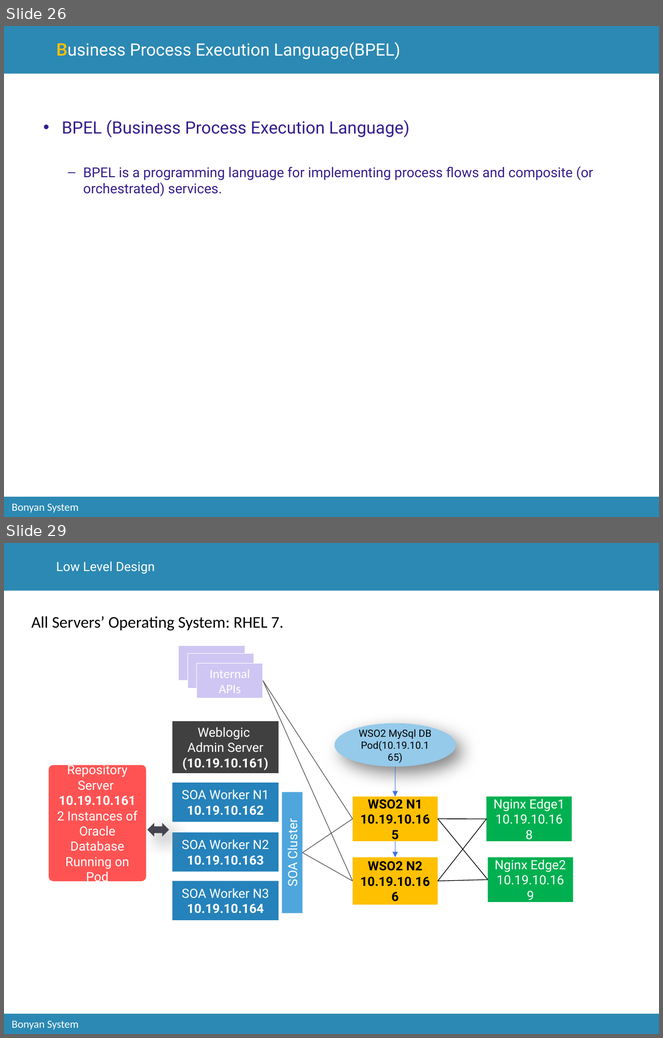
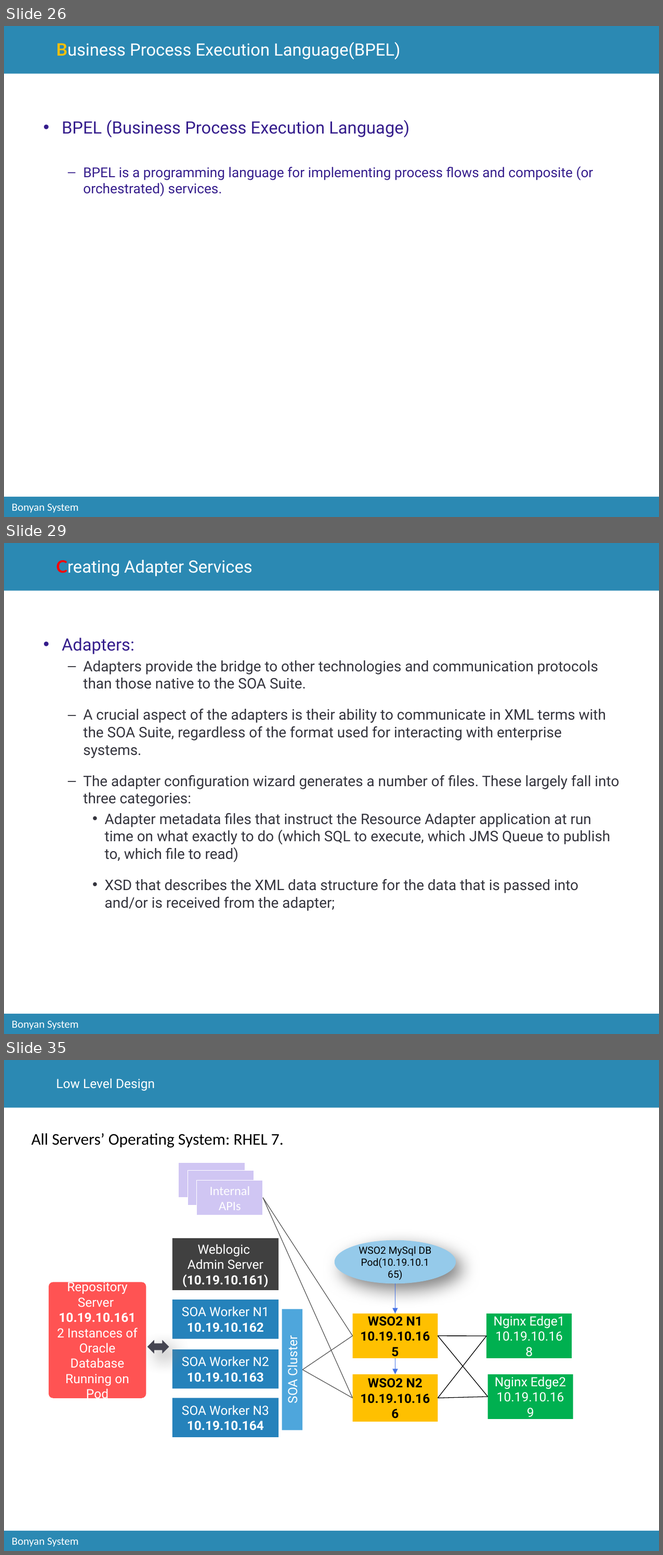
Before and after one commit to catcry/soaTraining, a slide deck: Presentation/soaTrainingPresentation.pptx. Shown one above the other, each under a label of ours: slides 26 and 29 before the commit, slides 26, 29 and 35 after it; the slides between them are not shown. The pictures are 663x1038 and 663x1555 pixels, drawn with LibreOffice and Linux fonts; fonts in the diff are those of the drawing; background and template pictures are left out. Boxes give left, top, right and bottom in pixels: in the first picture for what was removed or moved away, otherwise in the second. Text is boxed around its words. In the diff, an @@ line names an element or a change of style, - is before the commit and + after.

```diff
--- a/Presentation/soaTrainingPresentation.pptx
+++ b/Presentation/soaTrainingPresentation.pptx
@@ slide 29 added at <box>4,543,659,1034</box>, background #FFFFFF; not listed: 3 template elements that a slide beside it also shows @@
@@ title added at <box>56,560,252,576</box>, 18.8 pt, text #FFFFFF @@
+Creating Adapter Services
@@ text added at <box>62,638,619,911</box>, 16 pt, text #34343D @@
+• Adapters:
+  – Adapters provide the bridge to other technologies and communication protocols than those native to the SOA Suite.
+  – A crucial aspect of the adapters is their ability to communicate in XML terms with the SOA Suite, regardless of the format used for interacting with enterprise systems.
+  – The adapter configuration wizard generates a number of files. These largely fall into three categories:
+    • Adapter metadata files that instruct the Resource Adapter application at run time on what exactly to do (which SQL to execute, which JMS Queue to publish to, which file to read)
+    • XSD that describes the XML data structure for the data that is passed into and/or is received from the adapter;
@@ what was slide 29 is now slide 35 @@
```
Also in this commit, not shown: 2 slides changed, 5 other slides added, 2 other files.
